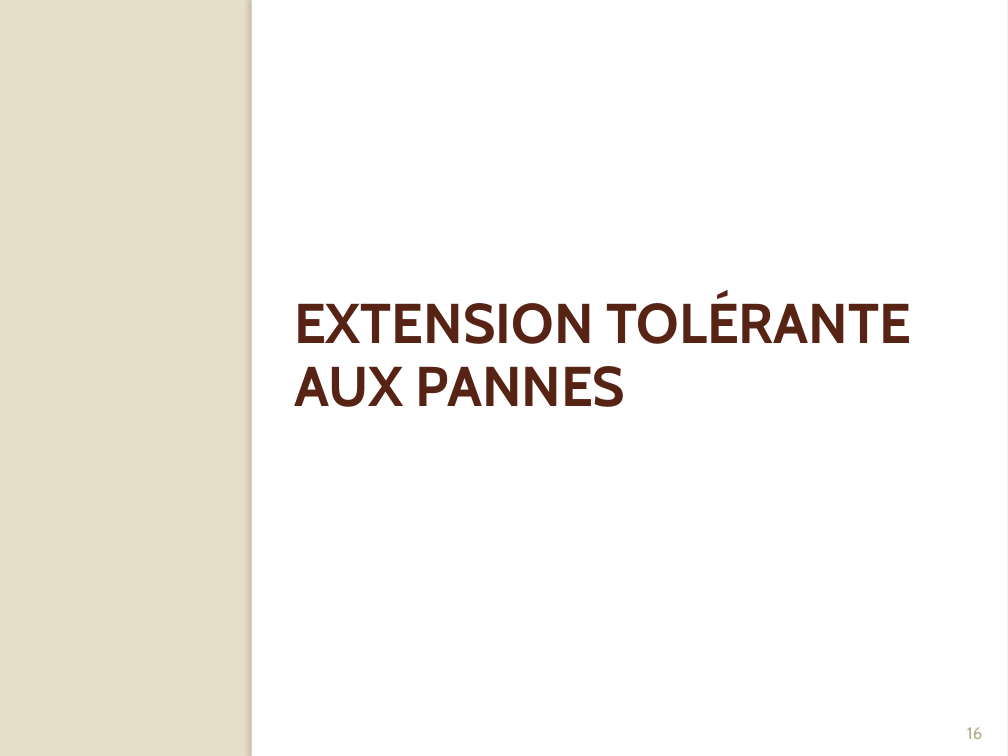
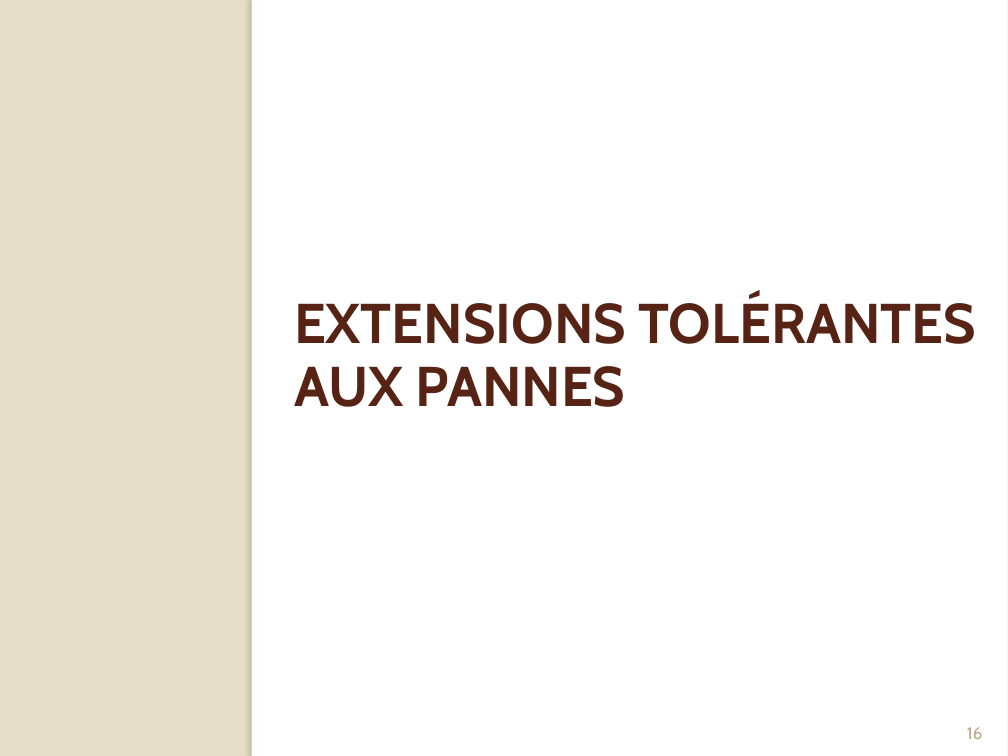
Before and after one commit to Origraena/moca, a slide deck: slide 17 of fmin212/Presentation/presAlgoDist.pptx. Drawn at 1008x756 pixels with LibreOffice and Linux fonts; fonts in the diff are those of the drawing. Boxes give left, top, right and bottom in pixels: in the first picture for what was removed or moved away, otherwise in the second. Text is boxed around its words. In the diff, an @@ line names an element or a change of style, - is before the commit and + after.

```diff
--- a/fmin212/Presentation/presAlgoDist.pptx
+++ b/fmin212/Presentation/presAlgoDist.pptx
@@ title at (294, 295, 976, 407): text changed @@
-EXTENSION TOLÉRANTE AUX PANNES
+EXTENSIONS TOLÉRANTES AUX PANNES
```
Also in this commit, not shown: 16 other slides changed, 11 slides added, 2 other files.
